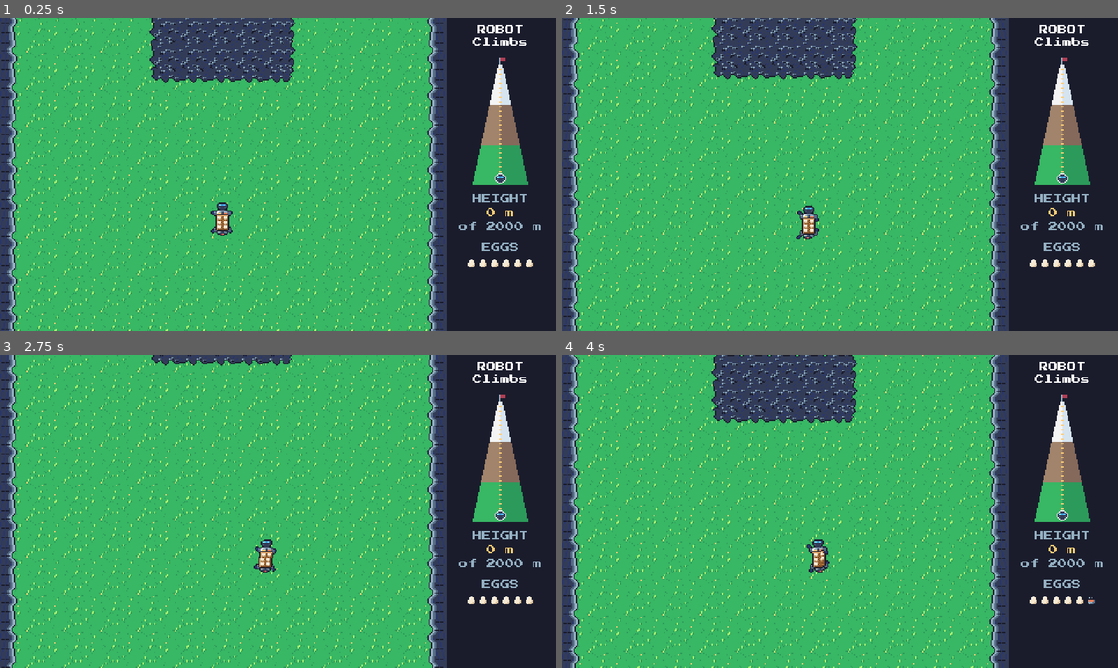
Above: before the commit, frames 1-4 (two rows, left to right).
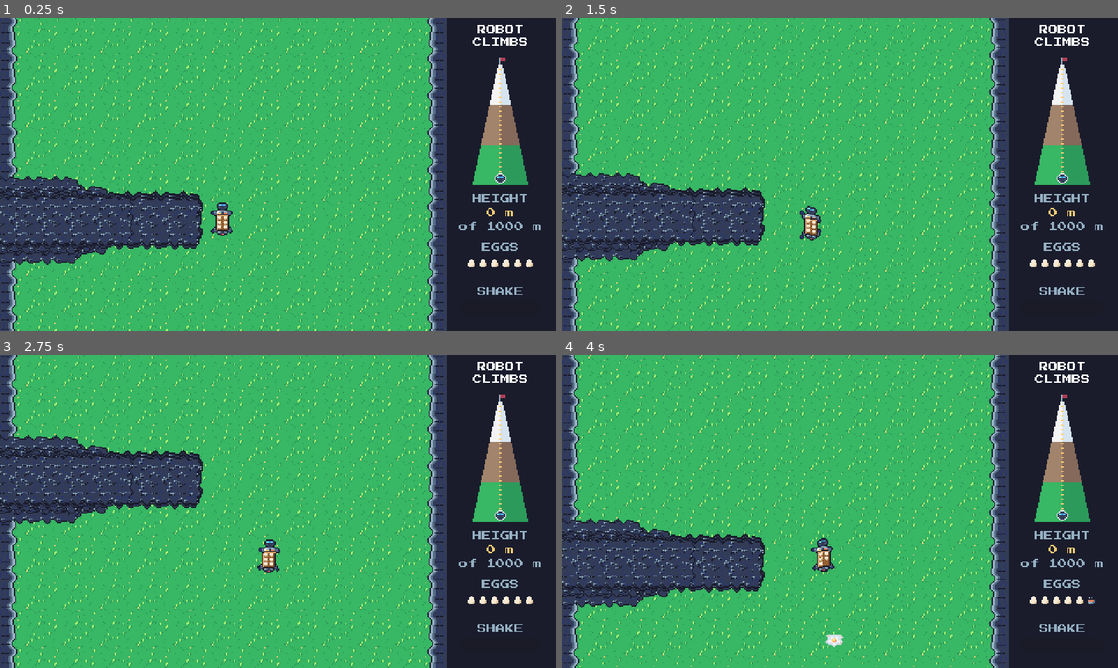
Above: after the commit, the same moments.

Repository: RohanSeshasaiVasa/Robot_Climbs
Game: Godot game, scene res://scenes/main.tscn
Two runs of this game, one before a commit and one after it. Both use one fixed random seed, a clock stepped at 60 frames per second and the inputs below.
Inputs (mouse positions are in pixels of both pictures, inside the frame that each line leads up to):
- Up to frame 1 (0.25 s): no input
- Up to frame 2 (1.5 s): tap Enter at 0.5 s; move the mouse to (962, 158) at 0.52 s; hold D (move_right) 0.53-1.28 s; hold Shift (careful) 0.53-1.28 s; click (962, 158) at 0.67 s; move the mouse to (728, 190) at 1.27 s; hold S (move_down) from 1.28 s (still down); tap Shift (careful) at 1.35 s
- Up to frame 3 (2.75 s): move the mouse to (333, 442) at 2.02 s; release S (move_down) at 2.03 s; hold D (move_right) from 2.03 s (still down); hold Shift (careful) from 2.03 s (still down); tap Alt at 2.1 s
- Up to frame 4 (4 s): move the mouse to (812, 574) at 2.77 s; release D (move_right) at 2.78 s; release Shift (careful) at 2.78 s; hold W (move_up) 2.78-3.53 s; tap B at 2.85 s; click (812, 574) at 2.92 s; tap Shift (careful) at 3.05 s; move the mouse to (1006, 558) at 3.52 s; hold A (move_left) from 3.53 s (still down); hold Shift (careful) from 3.53 s (still down)

The runs differ from the first frame. In frame 1, 13% of the frame differs, in the area x 0-95%, y 0-89%; in frame 2, 13%; in frame 3, 22%; in frame 4, 25%, in the area x 0-95%, y 0-100%.

Commit message:
Added sounds, added effects, added more obstacles

Diff:
--- /dev/null
+++ b/scenes/Boulder.tscn
@@ -0,0 +1,22 @@
+[gd_scene format=3 uid="uid://dpalxrvtv8auy"]
+
+[ext_resource type="Script" uid="uid://bydt5i3ihmvhv" path="res://scripts/boulder.gd" id="1_7tyja"]
+[ext_resource type="Texture2D" uid="uid://b31jyjs2wipmx" path="res://assets/shadow.png" id="1_i6t03"]
+[ext_resource type="Texture2D" uid="uid://7vblhmeqmn4q" path="res://assets/boulder.png" id="2_7tyja"]
+
+[sub_resource type="CircleShape2D" id="CircleShape2D_cupic"]
+radius = 11.0
+
+[node name="Boulder" type="StaticBody2D" unique_id=659892283 groups=["boulders"]]
+script = ExtResource("1_7tyja")
+
+[node name="Shadow" type="Sprite2D" parent="." unique_id=68089378]
+position = Vector2(0, 9)
+texture = ExtResource("1_i6t03")
+
+[node name="Sprite2D" type="Sprite2D" parent="." unique_id=1274428135]
+texture = ExtResource("2_7tyja")
+hframes = 2
+
+[node name="CollisionShape2D" type="CollisionShape2D" parent="." unique_id=1083180257]
+shape = SubResource("CircleShape2D_cupic")
--- /dev/null
+++ b/scenes/egg_splat.tscn
@@ -0,0 +1,34 @@
+[gd_scene format=3 uid="uid://4as8snuf2rs6"]
+
+[ext_resource type="Texture2D" uid="uid://lkgaitmbkn2a" path="res://assets/egg_splat.png" id="1_2nk2j"]
+[ext_resource type="Script" uid="uid://dyfdm130gmv0h" path="res://scripts/egg_splat.gd" id="1_4nf4i"]
+
+[node name="EggSplat" type="Node2D" unique_id=206522512]
+script = ExtResource("1_4nf4i")
+
+[node name="Splat" type="Sprite2D" parent="." unique_id=2041855381]
+z_index = -7
+texture = ExtResource("1_2nk2j")
+
+[node name="Shells" type="CPUParticles2D" parent="." unique_id=1318874890]
+emitting = false
+amount = 12
+lifetime = 0.6
+one_shot = true
+explosiveness = 1.0
+spread = 180.0
+initial_velocity_min = 40.0
+initial_velocity_max = 90.0
+damping_min = 120.0
+damping_max = 120.0
+scale_amount_max = 2.0
+color = Color(0.96862745, 0.9137255, 0.8235294, 1)
+
+[node name="Label" type="Label" parent="." unique_id=1570371226]
+z_index = 5
+offset_left = -32.0
+offset_top = -28.0
+offset_right = 32.0
+offset_bottom = -20.0
+theme_override_colors/font_color = Color(0.9372549, 0.49019608, 0.34117648, 1)
+text = "-1 EGG"
--- a/scenes/main.tscn
+++ b/scenes/main.tscn
@@ -2,11 +2,18 @@
 
 [ext_resource type="Script" uid="uid://du6ap8xyxe3sb" path="res://scripts/main.gd" id="1_0wfyh"]
 [ext_resource type="PackedScene" uid="uid://dlr8x1qb3a8n0" path="res://scenes/robot_dog.tscn" id="1_o5qli"]
+[ext_resource type="Script" uid="uid://c0nwespq15u24" path="res://scripts/obstacle_generator.gd" id="3_85g3d"]
 [ext_resource type="Script" uid="uid://bosfrrnsdnbgp" path="res://scripts/mountain.gd" id="3_sugp2"]
 [ext_resource type="PackedScene" uid="uid://di31nb6l6gfug" path="res://scenes/Summit.tscn" id="3_tbgi4"]
 [ext_resource type="Script" uid="uid://b1uanex2neim4" path="res://scripts/sidebar.gd" id="4_jyhfs"]
+[ext_resource type="Texture2D" uid="uid://cit7nylimux5f" path="res://assets/warning.png" id="5_85g3d"]
+[ext_resource type="Script" uid="uid://sicl56124m7g" path="res://scripts/rock_spawner.gd" id="5_choun"]
 [ext_resource type="Script" uid="uid://wsplm571wvqt" path="res://scripts/end_screen.gd" id="6_tefeu"]
-[ext_resource type="PackedScene" uid="uid://drycec3p3kknd" path="res://scenes/rough_ground.tscn" id="7_o6xl0"]
+[ext_resource type="AudioStream" uid="uid://c5vdvv536tyow" path="res://assets/warn.wav" id="7_a8y0u"]
+[ext_resource type="AudioStream" uid="uid://c0glshow8pab8" path="res://assets/crack.wav" id="10_trceg"]
+[ext_resource type="AudioStream" uid="uid://dwajxfpb4ua5" path="res://assets/bump.wav" id="11_a8y0u"]
+[ext_resource type="AudioStream" uid="uid://b1ckmygy0orlw" path="res://assets/win.wav" id="12_jkv2x"]
+[ext_resource type="AudioStream" uid="uid://bkq2hoyv0d0bo" path="res://assets/lose.wav" id="13_jbj1t"]
 
 [node name="Main" type="Node2D" unique_id=1672589832]
 script = ExtResource("1_0wfyh")
@@ -14,10 +21,38 @@
 [node name="Mountain" type="Node2D" parent="." unique_id=1945058567]
 script = ExtResource("3_sugp2")
 
+[node name="Obstacles" type="Node2D" parent="." unique_id=1274888599]
+script = ExtResource("3_85g3d")
+
 [node name="Summit" parent="." unique_id=761004015 instance=ExtResource("3_tbgi4")]
 
 [node name="RobotDog" parent="." unique_id=893031852 instance=ExtResource("1_o5qli")]
-position = Vector2(240, 135)
+
+[node name="Effects" type="Node2D" parent="." unique_id=1502646719]
+
+[node name="RockSpawner" type="Node2D" parent="." unique_id=1324478613 node_paths=PackedStringArray("dog")]
+script = ExtResource("5_choun")
+dog = NodePath("../RobotDog")
+
+[node name="SpawnTimer" type="Timer" parent="RockSpawner" unique_id=1037472386]
+wait_time = 3.0
+one_shot = true
+autostart = true
+
+[node name="WarningTimer" type="Timer" parent="RockSpawner" unique_id=329913342]
+one_shot = true
+
+[node name="WarnSound" type="AudioStreamPlayer2D" parent="RockSpawner" unique_id=653930335]
+stream = ExtResource("7_a8y0u")
+volume_db = -4.0
+
+[node name="WarningLayer" type="CanvasLayer" parent="RockSpawner" unique_id=1739501428]
+
+[node name="Warning" type="Sprite2D" parent="RockSpawner/WarningLayer" unique_id=112273593]
+visible = false
+position = Vector2(192, 14)
+scale = Vector2(2, 2)
+texture = ExtResource("5_85g3d")
 
 [node name="Sidebar" type="CanvasLayer" parent="." unique_id=1052804280]
 script = ExtResource("4_jyhfs")
@@ -25,9 +60,18 @@
 [node name="EndScreen" type="CanvasLayer" parent="." unique_id=1418995868]
 script = ExtResource("6_tefeu")
 
-[node name="RoughGround" parent="." unique_id=494748139 instance=ExtResource("7_o6xl0")]
-position = Vector2(192, -150)
+[node name="Sounds" type="Node" parent="." unique_id=349900839]
 
-[node name="RoughGround2" parent="." unique_id=954152459 instance=ExtResource("7_o6xl0")]
-position = Vector2(192, -350)
-patch_size = Vector2(348, 48)
+[node name="Crack" type="AudioStreamPlayer2D" parent="Sounds" unique_id=1066509209]
+stream = ExtResource("10_trceg")
+
+[node name="Bump" type="AudioStreamPlayer2D" parent="Sounds" unique_id=987801585]
+stream = ExtResource("11_a8y0u")
+
+[node name="Win" type="AudioStreamPlayer2D" parent="Sounds" unique_id=5893022]
+process_mode = 3
+stream = ExtResource("12_jkv2x")
+
+[node name="Lose" type="AudioStreamPlayer2D" parent="Sounds" unique_id=866250914]
+process_mode = 3
+stream = ExtResource("13_jbj1t")
--- a/scenes/robot_dog.tscn
+++ b/scenes/robot_dog.tscn
@@ -3,6 +3,7 @@
 [ext_resource type="Script" uid="uid://ttnthc2hduhc" path="res://scripts/robot_dog.gd" id="1_7oqxr"]
 [ext_resource type="Texture2D" uid="uid://buyuiwm7cpwmy" path="res://assets/robot_dog.png" id="2_mnw8q"]
 [ext_resource type="Texture2D" uid="uid://bwhw0hdnw2scj" path="res://assets/basket.png" id="3_4p24b"]
+[ext_resource type="Script" uid="uid://ds4p6nphpd7t7" path="res://scripts/shake_camera.gd" id="4_5hu2h"]
 
 [sub_resource type="CircleShape2D" id="CircleShape2D_mnw8q"]
 radius = 7.0
@@ -29,3 +30,4 @@
 offset = Vector2(0, -40)
 position_smoothing_enabled = true
 position_smoothing_speed = 8.0
+script = ExtResource("4_5hu2h")
--- /dev/null
+++ b/scenes/rolling-rock.tscn
@@ -0,0 +1,22 @@
+[gd_scene format=3 uid="uid://c6k71orb6blmr"]
+
+[ext_resource type="Texture2D" uid="uid://b31jyjs2wipmx" path="res://assets/shadow.png" id="1_1srm0"]
+[ext_resource type="Script" uid="uid://bknw1bsiebvws" path="res://scripts/rolling_rock.gd" id="1_ab4ya"]
+[ext_resource type="Texture2D" uid="uid://drmfq07xapqke" path="res://assets/rolling_rock.png" id="2_vosxm"]
+
+[sub_resource type="CircleShape2D" id="CircleShape2D_ab4ya"]
+radius = 6.0
+
+[node name="RollingRock" type="Area2D" unique_id=46057830]
+script = ExtResource("1_ab4ya")
+
+[node name="Shadow" type="Sprite2D" parent="." unique_id=192171110]
+position = Vector2(0, 7)
+scale = Vector2(0.7, 0.7)
+texture = ExtResource("1_1srm0")
+
+[node name="Sprite2D" type="Sprite2D" parent="." unique_id=905242250]
+texture = ExtResource("2_vosxm")
+
+[node name="CollisionShape2D" type="CollisionShape2D" parent="." unique_id=1233327798]
+shape = SubResource("CircleShape2D_ab4ya")
--- /dev/null
+++ b/scripts/boulder.gd
@@ -0,0 +1,5 @@
+extends StaticBody2D
+
+func _ready() -> void:
+	$Sprite2D.frame = randi() % 2
+	$Sprite2D.flip_h = randf() < 0.5
--- a/scripts/climb.gd
+++ b/scripts/climb.gd
@@ -1,7 +1,7 @@
 class_name Climb
 
 const METER: float = 12.0
-const SUMMIT_METERS: float = 2000.0
+const SUMMIT_METERS: float = 1000.0
 const MOUNTAIN_WIDTH: float = 384.0
 const CENTER_X: float = MOUNTAIN_WIDTH / 2.0
 const START_Y: float = 0.0
@@ -10,8 +10,8 @@
 const TOP_Y: float = SUMMIT_Y - MARGIN
 const BOTTOM_Y: float = START_Y + MARGIN
 const WALL_WIDTH: float = 16.0
-const ROCK_START_METERS: float = 700.0
-const SNOW_START_METERS: float = 1400.0
+const ROCK_START_METERS: float = 350.0
+const SNOW_START_METERS: float = 700.0
 
 static func y_at(meters: float) -> float:
 	return START_Y - meters *  METER
--- /dev/null
+++ b/scripts/egg_splat.gd
@@ -0,0 +1,14 @@
+extends Node2D
+
+@onready var splat: Sprite2D = $Splat
+@onready var shells: CPUParticles2D = $Shells
+@onready var label: Label = $Label
+
+func _ready() -> void:
+	splat.flip_h = randf() < 0.5
+	shells.restart()
+
+	var tween := create_tween()
+	tween.tween_property(label, "position:y", label.position.y - 20.0, 0.8)
+	tween.parallel().tween_property(label, "modulate:a", 0.0, 0.8)
+	tween.tween_callback(label.queue_free)
--- a/scripts/main.gd
+++ b/scripts/main.gd
@@ -1,4 +1,6 @@
 extends Node2D
+
+const EGG_SPLAT: PackedScene = preload("res://scenes/egg_splat.tscn")
 
 var climb_time: float = 0.0
 
@@ -7,6 +9,12 @@
 @onready var sidebar: CanvasLayer = $Sidebar
 @onready var summit: Area2D = $Summit
 @onready var end_screen: CanvasLayer = $EndScreen
+@onready var effects: Node2D = $Effects
+@onready var crack_sound: AudioStreamPlayer2D = $Sounds/Crack
+@onready var bump_sound: AudioStreamPlayer2D = $Sounds/Bump
+@onready var win_sound: AudioStreamPlayer2D = $Sounds/Win
+@onready var lose_sound: AudioStreamPlayer2D = $Sounds/Lose
+
 
 func _ready() -> void:
 	dog.position = Vector2(Climb.CENTER_X, Climb.START_Y)
@@ -15,6 +23,9 @@
 	dog.out_of_eggs.connect(_on_out_of_eggs)
 	sidebar.setup_eggs(dog.start_eggs)
 	dog.eggs_changed.connect(sidebar.set_eggs)
+	dog.shake_changed.connect(sidebar.set_shake)
+	dog.eggs_changed.connect(_on_egg_broken)
+	dog.bumped.connect(bump_sound.play)
 	camera.limit_left = 0
 	camera.limit_right = 480
 	camera.limit_top = int(Climb.TOP_Y)
@@ -26,6 +37,7 @@
 	sidebar.set_height(Climb.height_at(dog.position.y))
 
 func _on_summit_reached() -> void:
+	win_sound.play()
 	var minutes := floori(climb_time / 60.0)
 	var seconds := floori(climb_time) % 60
 	end_screen.show_message(
@@ -34,6 +46,9 @@
 	)
 
 func _on_out_of_eggs() -> void:
+	dog.set_physics_process(false)
+	await get_tree().create_timer(1.0).timeout
+	lose_sound.play()
 	end_screen.show_message(
 		"ALL THE EGGS BROKE !!",
 		"YOU GOT TO %d m" % int(Climb.height_at(dog.position.y))
@@ -42,3 +57,11 @@
 func _unhandled_input(event: InputEvent) -> void:
 	if event is InputEventKey and event.pressed and event.keycode == KEY_B:
 		dog.break_egg()
+
+func _on_egg_broken(_eggs_left: int) -> void:
+	var splat := EGG_SPLAT.instantiate()
+	splat.position = dog.position
+	effects.add_child(splat)
+	camera.shake(3.0)
+	crack_sound.pitch_scale = randf_range(0.9, 1.15)
+	crack_sound.play()
--- /dev/null
+++ b/scripts/obstacle_generator.gd
@@ -0,0 +1,55 @@
+extends Node2D
+
+const BOULDER_SCENE: PackedScene = preload("res://scenes/Boulder.tscn")
+const ROUGH_SCENE: PackedScene = preload("res://scenes/rough_ground.tscn")
+
+const LEFT: float = Climb.WALL_WIDTH + 24.0
+const RIGHT: float = Climb.MOUNTAIN_WIDTH - Climb.WALL_WIDTH - 24.0
+
+@export var first_row_meters: float = 20.0
+@export var row_gap_meters: float = 12.0
+@export var clear_below_summit: float = 15.0
+
+func _ready() -> void:
+	var meters := first_row_meters
+	while meters < Climb.SUMMIT_METERS - clear_below_summit:
+		var difficulty := meters / Climb.SUMMIT_METERS
+		_make_row(Climb.y_at(meters), difficulty)
+		meters += row_gap_meters * randf_range(0.7, 1.3)
+
+func _make_row(y: float, difficulty: float) -> void:
+	var roll := randf()
+	if roll < 0.4:
+		var most := 1 + roundi(difficulty * 2.0)
+		_add_boulders(y, randi_range(1, most))
+	elif roll < 0.75:
+		_add_rough_patch(y, difficulty)
+	else:
+		_add_rough_patch(y, difficulty)
+		_add_boulders(y - 40.0, 1)
+
+func _add_boulders(y: float, count: int) -> void:
+	var lanes := [0, 1, 2]
+	lanes.shuffle()
+	var lane_width := (RIGHT - LEFT) / 3.0
+	for i in count:
+		var boulder := BOULDER_SCENE.instantiate()
+		var x: float = LEFT + lanes[i] * lane_width + randf_range(25.0, lane_width - 25.0)
+		boulder.position = Vector2(x, y + randf_range(-20.0, 20.0))
+		add_child(boulder)
+
+func _add_rough_patch(y: float, difficulty: float) -> void:
+	var patch := ROUGH_SCENE.instantiate()
+	var full_width := randf() < difficulty * 0.5
+	var size := Vector2.ZERO
+	if full_width:
+		size = Vector2(Climb.MOUNTAIN_WIDTH - Climb.WALL_WIDTH * 2.0, randf_range(40.0, 56.0))
+	else:
+		size.x = randf_range(80.0, 160.0 + 80.0 * difficulty)
+		size.y = randf_range(40.0, 64.0 + 24.0 * difficulty)
+
+	var half := size.x / 2.0
+	var x := randf_range(Climb.WALL_WIDTH + half, Climb.MOUNTAIN_WIDTH - Climb.WALL_WIDTH - half)
+
+	patch.patch_size = size
+	add_child(patch)
--- a/scripts/robot_dog.gd
+++ b/scripts/robot_dog.gd
@@ -3,19 +3,22 @@
 signal eggs_changed(eggs_left: int)
 signal out_of_eggs
 signal shake_changed(amount: float)
+signal bumped
 
 const STEP_LENGTH: float = Climb.METER
 
-@export var max_speed: float = 90.0
+@export var max_speed: float = 120.0
 @export var acceleration: float = 500.0
 @export var friction: float = 650.0
 @export var max_lean: float = 0.25
 @export var start_eggs: int = 6
 @export var weight_per_egg: float = 4.0
-@export var safe_speed: float = 35.0
-@export var shake_gain: float = 0.04
+@export var safe_speed: float = 40.0
+@export var shake_gain: float = 0.03
 @export var shake_recovery: float = 0.5
-@export var careful_factor: float = 0.4
+@export var bump_speed: float = 60.0
+@export var bounce: float = 50.0
+@export var careful_factor: float = 0.3
 
 var eggs: int = 0
 var shake: float = 0.0
@@ -37,7 +40,9 @@
 	else:
 		velocity = velocity.move_toward(Vector2.ZERO, friction * delta)
 
+	var velocity_before := velocity
 	move_and_slide()
+	_check_bumps(velocity_before)
 	_update_shake(delta)
 	_animate(delta)
 
@@ -74,6 +79,24 @@
 		break_egg()
 	shake_changed.emit(shake)
 
+func _check_bumps(velocity_before: Vector2) -> void:
+	for i in get_slide_collision_count():
+		var collision := get_slide_collision(i)
+		var normal := collision.get_normal()
+		var impact := -velocity_before.dot(normal)
+
+		if collision.get_collider().is_in_group("boulders") and impact > bump_speed:
+			velocity = normal * bounce
+			bumped.emit()
+			break_egg()
+			return
+		velocity = velocity.slide(normal)
+
+func hit_by_rock(rock_position: Vector2) -> void:
+	velocity = (global_position - rock_position).normalized() * bounce * 2.0
+	bumped.emit()
+	break_egg()
+
 func _update_basket() -> void:
 	basket.frame = mini(eggs, basket.hframes - 1)
 
--- /dev/null
+++ b/scripts/rock_spawner.gd
@@ -0,0 +1,44 @@
+extends Node2D
+
+const ROCK_SCENE: PackedScene = preload("res://scenes/rolling-rock.tscn")
+
+@export var dog: Node2D
+@export var start_meters: float = 150.0
+@export var slowest_gap: float = 4.0
+@export var fastest_gap: float = 1.5
+@export var warning_time: float = 1.0
+
+var next_rock_x: float = 0.0
+
+@onready var spawn_timer: Timer = $SpawnTimer
+@onready var warning_timer: Timer = $WarningTimer
+@onready var warning: Sprite2D = $WarningLayer/Warning
+@onready var warn_sound: AudioStreamPlayer2D = $WarnSound
+
+func _ready() -> void:
+	spawn_timer.timeout.connect(_on_spawn_timer_timeout)
+	warning_timer.timeout.connect(_on_warning_timer_timeout)
+
+func _process(_delta: float) -> void:
+	if warning.visible:
+		var blink_on := int(Time.get_ticks_msec() / 120.0) % 2 == 0
+		warning.modulate.a = 1.0 if blink_on else 0.3
+
+func _on_spawn_timer_timeout() -> void:
+	var height := Climb.height_at(dog.position.y)
+	if height >= start_meters:
+		next_rock_x = randf_range(56.0, Climb.MOUNTAIN_WIDTH - 56.0)
+		warning.position.x = next_rock_x
+		warning.visible = true
+		warning_timer.start(warning_time)
+		warn_sound.play()
+
+	var progress := height / Climb.SUMMIT_METERS
+	spawn_timer.start(lerpf(slowest_gap, fastest_gap, progress))
+
+func _on_warning_timer_timeout() -> void:
+	warning.visible = false
+	var camera_top := get_viewport().get_camera_2d().get_screen_center_position().y - 135.0
+	var rock := ROCK_SCENE.instantiate()
+	rock.position = Vector2(next_rock_x, camera_top - 16.0)
+	add_child(rock)
--- /dev/null
+++ b/scripts/rolling_rock.gd
@@ -0,0 +1,29 @@
+extends Area2D
+
+@export var speed: float = 70.0
+@export var wobble: float = 25.0
+@export var lifetime: float = 8.0
+
+var time_alive: float = 0.0
+var start_x: float = 0.0
+
+@onready var sprite: Sprite2D = $Sprite2D
+
+func _ready() -> void:
+	start_x = position.x
+	body_entered.connect(_on_body_entered)
+
+func _physics_process(delta: float) -> void:
+	time_alive += delta
+	position.y += speed * delta
+	position.x = start_x + sin(time_alive * 2.0) * wobble
+	sprite.rotation += speed / 6.0 * delta
+	if time_alive > lifetime:
+		queue_free()
+
+func _on_body_entered(body: Node2D) -> void:
+	if body.is_in_group("player"):
+		body.hit_by_rock(global_position)
+		queue_free()
+	elif body.is_in_group("boulders"):
+		queue_free()
--- /dev/null
+++ b/scripts/shake_camera.gd
@@ -0,0 +1,19 @@
+extends Camera2D
+
+@export var decay: float = 8.0
+
+var strength: float = 0.0
+var base_offset: Vector2
+
+func _ready() -> void:
+	base_offset = offset
+
+func shake(amount: float) -> void:
+	strength = maxf(strength, amount)
+
+func _process(delta: float) -> void:
+	if strength > 0.0:
+		offset = base_offset + Vector2(randf_range(-strength, strength), randf_range(-strength, strength))
+		strength = move_toward(strength, 0.0, decay * delta)
+	else:
+		offset = base_offset
--- a/scripts/sidebar.gd
+++ b/scripts/sidebar.gd
@@ -9,6 +9,7 @@
 const BACKGROUND := Color("1a1c2c")
 const BORDER := Color("333c57")
 const TEXT_DIM := Color("94b0c2")
+const DANGER := Color("b13e53")
 const TEXT_BRIGHT := Color("ffcd75")
 const EGGS_PER_ROW: int = 6
 const EGG_SPACING: float = 10.0
@@ -19,6 +20,8 @@
 var marker: TextureRect
 var height_value: Label
 var egg_icons: Array[TextureRect] = []
+var shake_bar: ProgressBar
+var shake_fill: StyleBoxFlat
 
 func _ready() -> void:
 	panel = Panel.new()
@@ -30,7 +33,7 @@
 	style.border_width_left = 2
 	panel.add_theme_stylebox_override("panel", style)
 	add_child(panel)
-	_add_label(panel, "ROBOT\nClimbs", 6, Color.WHITE)
+	_add_label(panel, "ROBOT\nCLIMBS", 6, Color.WHITE)
 	mountain = TextureRect.new()
 	mountain.texture = MOUNTAIN_PICTURE
 	mountain.position = Vector2((WIDTH - MOUNTAIN_PICTURE.get_width()) / 2.0, 32)
@@ -45,7 +48,19 @@
 	_add_label(panel, "of %d m" % int(Climb.SUMMIT_METERS), 176, TEXT_DIM)
 
 	_add_label(panel, "EGGS", 194, TEXT_DIM)
-
+	_add_label(panel, "SHAKE", 232, TEXT_DIM)
+	shake_bar = ProgressBar.new()
+	shake_bar.position = Vector2(12, 244)
+	shake_bar.size = Vector2(WIDTH - 24, 12)
+	shake_bar.max_value = 1.0
+	shake_bar.show_percentage = false
+	var bar_back := StyleBoxFlat.new()
+	bar_back.bg_color = BORDER
+	shake_fill = StyleBoxFlat.new()
+	shake_fill.bg_color = TEXT_BRIGHT
+	shake_bar.add_theme_stylebox_override("backgorund", bar_back)
+	shake_bar.add_theme_stylebox_override("fill", shake_fill)
+	panel.add_child(shake_bar)
 	set_height(0.0)
 
 func set_height(meters: float) -> void:
@@ -78,6 +93,10 @@
 		else:
 			egg_icons[i].texture = EGG_BROKEN_ICON
 
+func set_shake(amount: float) -> void:
+	shake_bar.value = amount
+	shake_fill.bg_color = TEXT_BRIGHT.lerp(DANGER, amount)
+
 func _add_label(parent: Control, text: String, y: float, color: Color) -> Label:
 	var label := Label.new()
 	label.text = text
Binary file added: assets/boulder.png
Not shown, added: assets/boulder.png.import
Not shown, added: assets/bump.wav.import
Not shown, added: assets/crack.wav.import
Binary file added: assets/egg_splat.png
Not shown, added: assets/egg_splat.png.import
Not shown, added: assets/lose.wav.import
Binary file added: assets/rolling_rock.png
Not shown, added: assets/rolling_rock.png.import
Binary file added: assets/shadow.png
Not shown, added: assets/shadow.png.import
Not shown, added: assets/warn.wav.import
(and 14 more such lines)
